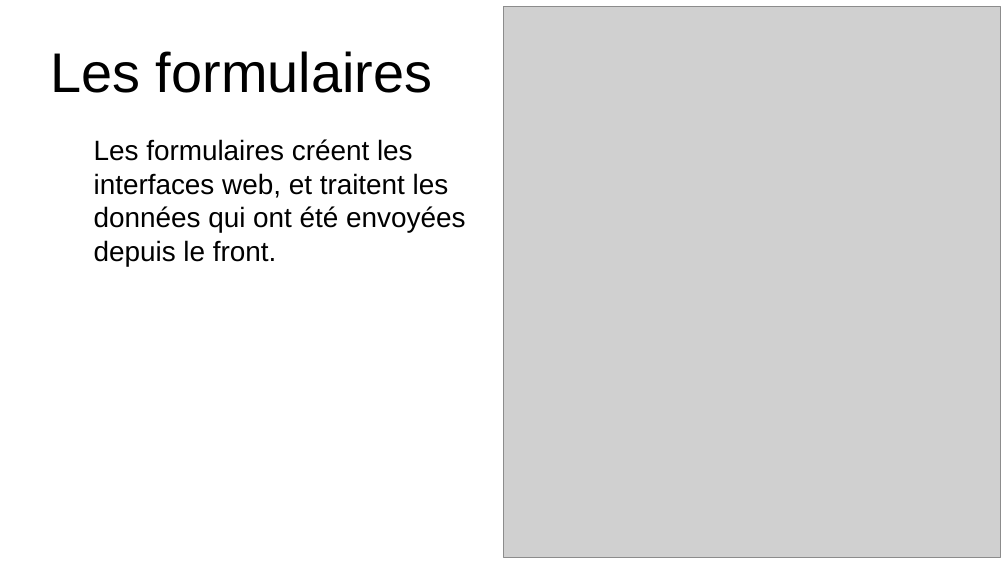
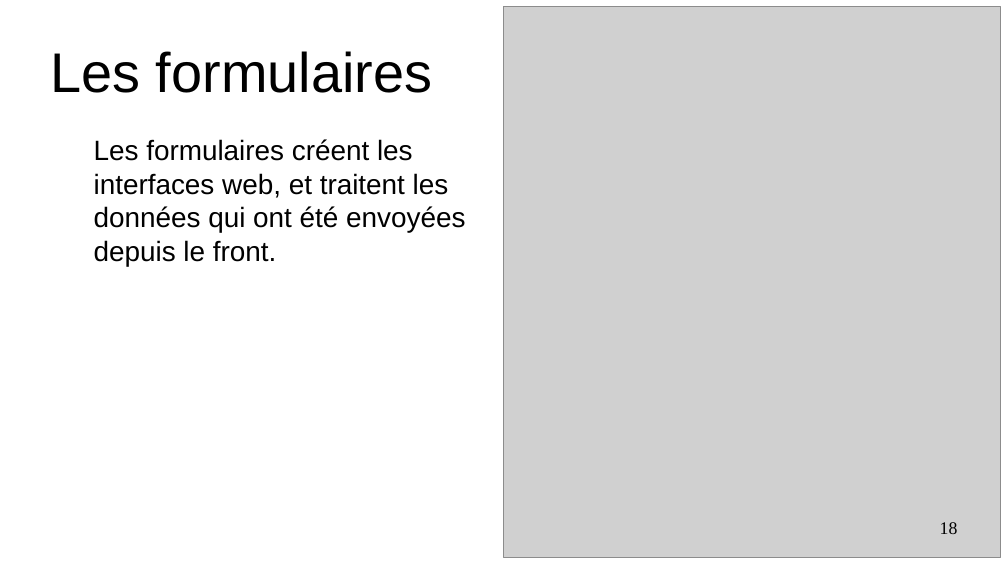
Before and after one commit to Myrrhe/aston-project-3, a slide deck: slide 18 of soutenance/res/powerpoint_20230318.odp (slide 17 before the commit). Drawn at 1008x567 pixels with LibreOffice and Linux fonts; fonts in the diff are those of the drawing; grey boxes stand for pictures. Boxes give left, top, right and bottom in pixels: in the first picture for what was removed or moved away, otherwise in the second. Text is boxed around its words. In the diff, an @@ line names an element or a change of style, - is before the commit and + after.

```diff
--- a/soutenance/res/powerpoint_20230318.odp
+++ b/soutenance/res/powerpoint_20230318.odp
@@ page number added at <box>940,522,958,534</box>, 14 pt, text #000000 @@
+18
```
Also in this commit, not shown: 24 other slides changed, 2 slides added, 1 slide removed, 24 other files.
